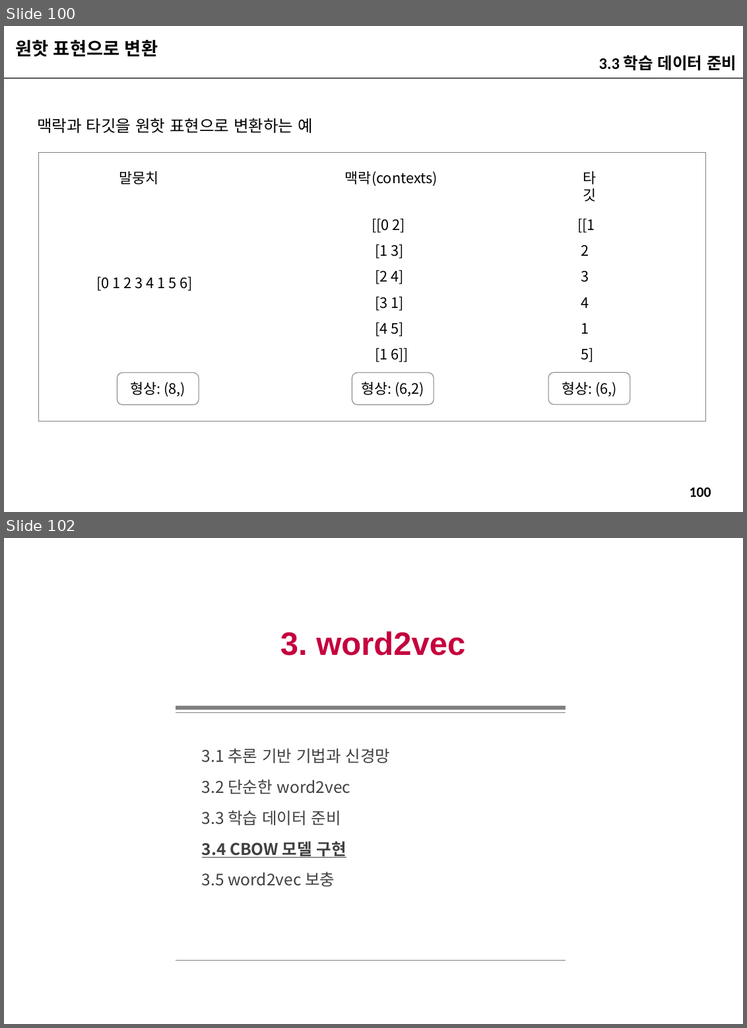
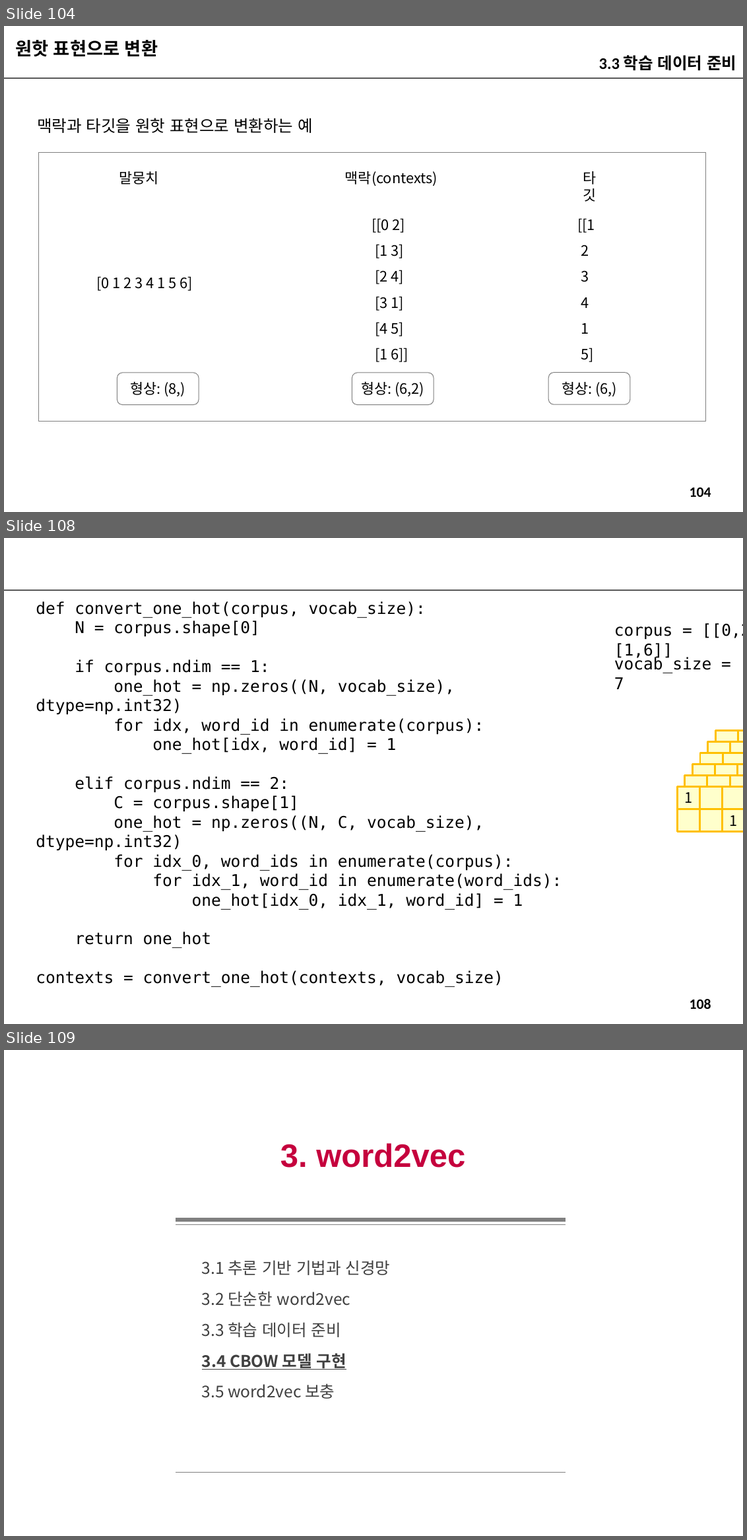
Before and after one commit to imguru-mooc/deep_learning_nlp, a slide deck: 인공지능_자연어처리_2_판서.pptx. Shown one above the other, each under a label of ours: slides 100 and 102 before the commit, slides 104, 108 and 109 after it; the slides between them are not shown. The pictures are 747x1028 and 747x1540 pixels, drawn with LibreOffice and Linux fonts; fonts in the diff are those of the drawing. Boxes give left, top, right and bottom in pixels: in the first picture for what was removed or moved away, otherwise in the second. Text is boxed around its words. In the diff, an @@ line names an element or a change of style, - is before the commit and + after.

```diff
--- a/인공지능_자연어처리_2_판서.pptx
+++ b/인공지능_자연어처리_2_판서.pptx
@@ slide 108 added at <box>4,538,743,1024</box>, background #FFFFFF; not listed: 2 template elements that a slide beside it also shows @@
@@ text added at <box>36,601,562,948</box>, 18 pt, text #000000 @@
+def convert_one_hot(corpus, vocab_size):
+N = corpus.shape[0]
+if corpus.ndim == 1:
+one_hot = np.zeros((N, vocab_size), dtype=np.int32)
+for idx, word_id in enumerate(corpus):
+one_hot[idx, word_id] = 1
+elif corpus.ndim == 2:
+C = corpus.shape[1]
+one_hot = np.zeros((N, C, vocab_size), dtype=np.int32)
+for idx_0, word_ids in enumerate(corpus):
+for idx_1, word_id in enumerate(word_ids):
+one_hot[idx_0, idx_1, word_id] = 1
+return one_hot
+contexts = convert_one_hot(contexts, vocab_size)
@@ text added at <box>614,623,743,659</box>, 18 pt, text #000000 @@
+corpus = [[0,2], [1,3], [2,4], [3,1], [4,5], [1,6]]
@@ text added at <box>614,656,712,689</box>, 18 pt, text #000000 @@
+vocab_size = 7
@@ group added at <box>677,730,743,831</box>: 30 rectangles @@
+1
+1
@@ what was slide 100 is now slide 104 @@
@@ page number at <box>690,487,712,497</box>: text changed @@
-100
+104
@@ what was slide 102 is now slide 109 @@
```
Also in this commit, not shown: 5 slides changed, 6 other slides added.
